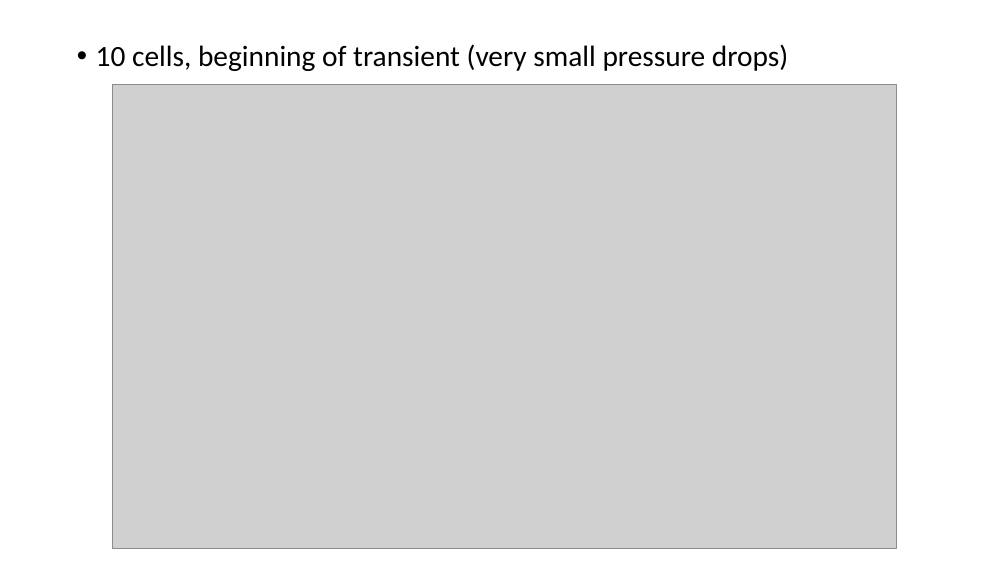
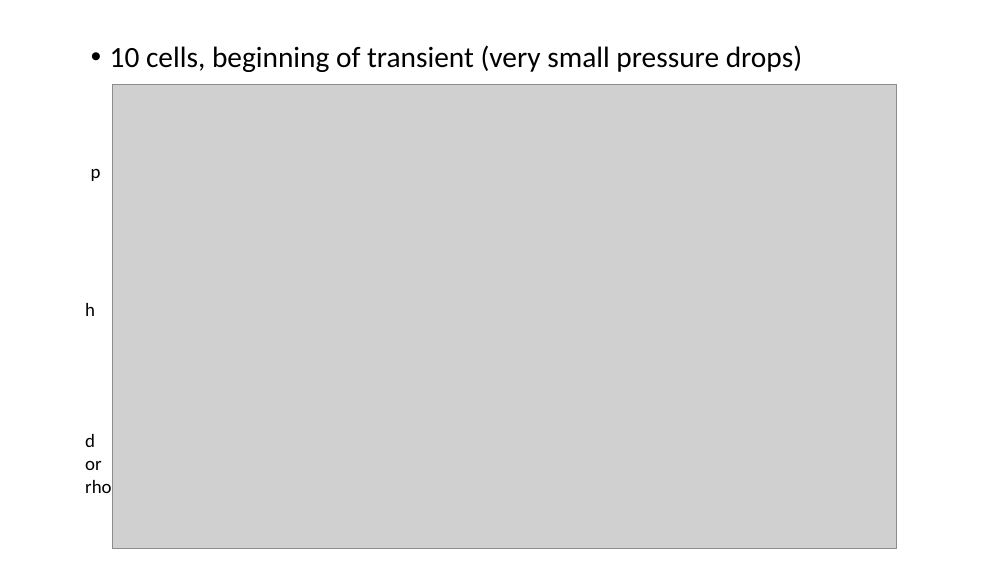
Before and after one commit to zolirulez/refrigDTU, a slide deck: slide 11 of Dynamical simulation of a 2-step refrigeration circle.pptx (slide 10 before the commit). Drawn at 1008x567 pixels with LibreOffice and Linux fonts; fonts in the diff are those of the drawing; grey boxes stand for pictures. Boxes give left, top, right and bottom in pixels: in the first picture for what was removed or moved away, otherwise in the second. Text is boxed around its words. In the diff, an @@ line names an element or a change of style, - is before the commit and + after.

```diff
--- a/Dynamical simulation of a 2-step refrigeration circle.pptx
+++ b/Dynamical simulation of a 2-step refrigeration circle.pptx
@@ text "10 cells, beginning of transient ..." moved from (x1=96, y1=44, x2=788, y2=71) to (x1=110, y1=45, x2=802, y2=72) @@
@@ text added at (x1=91, y1=169, x2=101, y2=181), 18 pt, text #000000 @@
+p
@@ text added at (x1=85, y1=303, x2=95, y2=316), 18 pt, text #000000 @@
+h
@@ text added at (x1=85, y1=434, x2=111, y2=493), 18 pt, text #000000 @@
+d
+or
+rho
```
Also in this commit, not shown: 12 other slides changed, 2 slides added.
